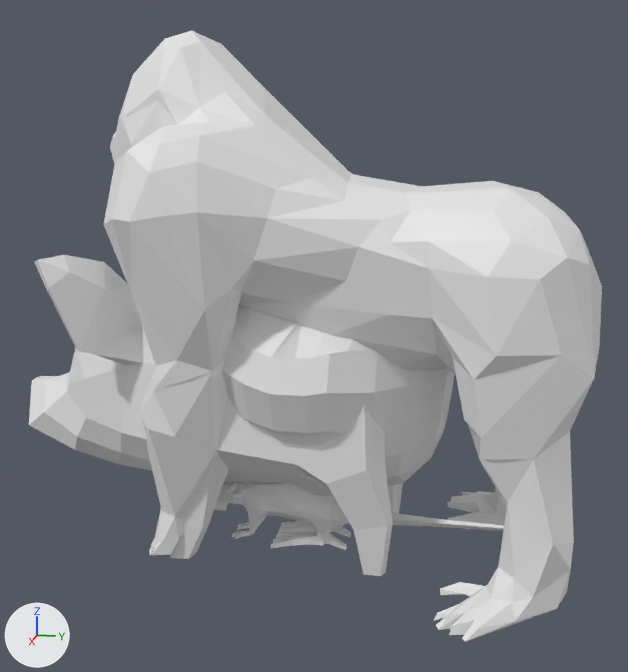
The OBJ model final_project4/Assets/Mesh/Gorilla/Walk/Gorilla_000034.obj: old version first, new version second.
Rendered twice from a 50 mm lens placed at (3.61, 0.86, 1.87), pointed at (-0.01, 0.13, 0.96). Every picture has the same lights, and +X, +Y and +Z are marked at lower left. Where no turn or scale is listed for an object, it has been applied to the vertices.

The first picture shows '10664_Gorilla_v2', 'Chicken', 'grp1_Mesh', 'pig'.
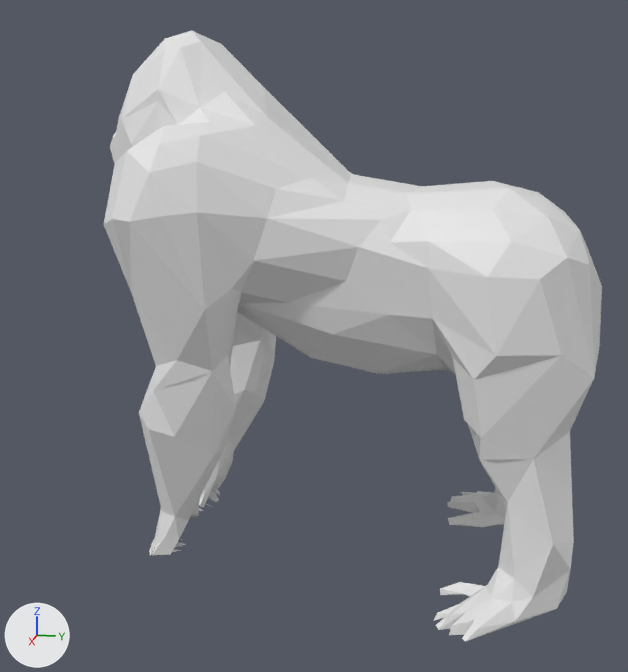
Pixel boxes (x1, y1, x2, y2) of what changed, in the pictures (628 x 672 px):
'pig', deleted: before (29, 255, 403, 576)
'Chicken', deleted: before (222, 307, 455, 550)
'grp1_Mesh', deleted: before (218, 482, 504, 546)

The edits, one by one:
Object 'Chicken' (ob_chicken) is deleted.
Object 'grp1_Mesh' (ob_grp1_mesh) is deleted.
Object 'pig' (ob_pig) is deleted.
